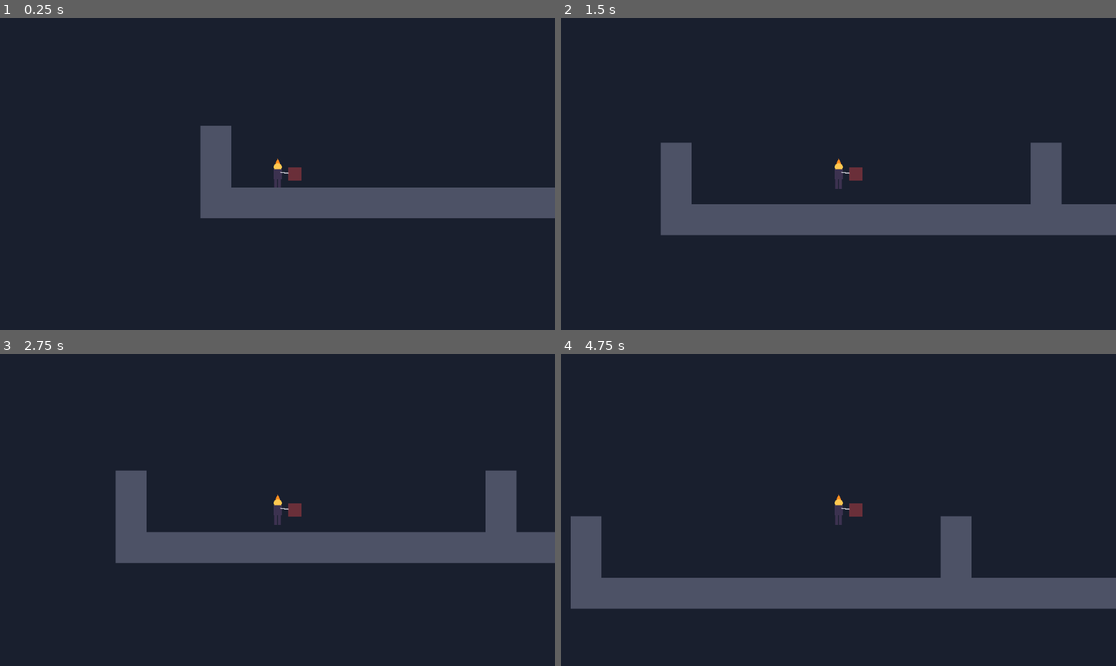
Above: before the commit, frames 1-4 (two rows, left to right).
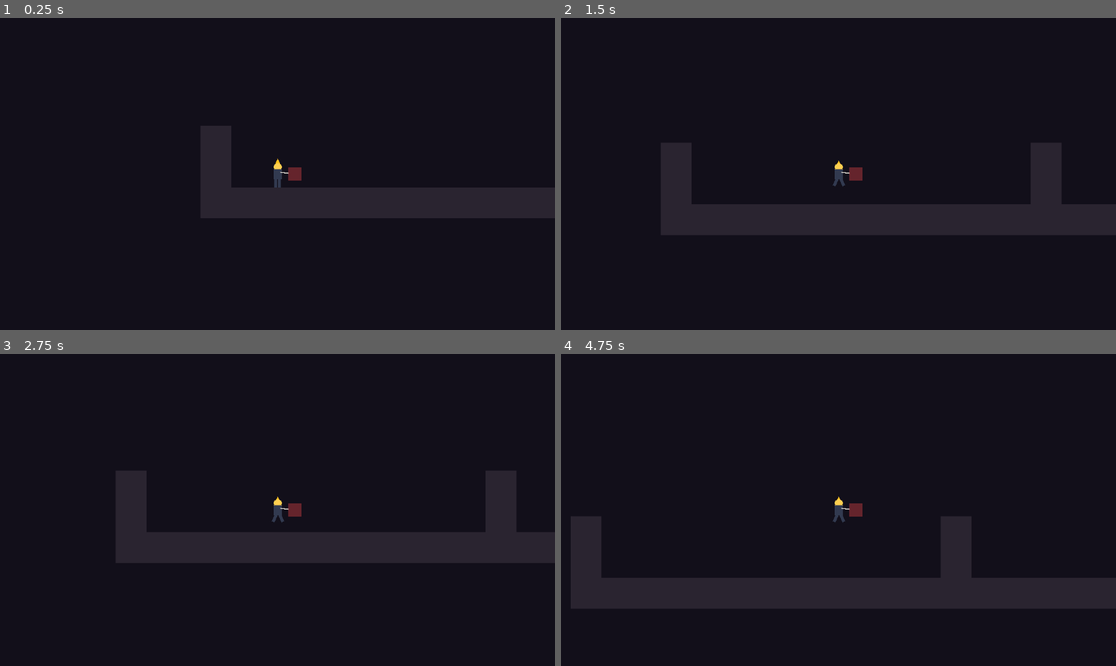
Above: after the commit, the same moments.

Repository: JoseRMZUE/zona-abismal-minijuego
Game: Godot game, scene res://mundo.tscn
Same seed, same stepped clock (60 frames per second), same inputs: the game is played once before the commit and once after it.
Inputs:
- Up to frame 1 (0.25 s): no input
- Up to frame 2 (1.5 s): tap Enter at 0.5 s; hold D (move_right) from 0.53 s (still down); tap Space (saltar) at 0.6, 0.77, 1.07, 1.35 s
- Up to frame 3 (2.75 s): tap Space (saltar) at 1.52, 1.82, 2.1 s; release D (move_right) at 2.03 s; hold A (move_left) from 2.03 s (still down)
- Up to frame 4 (4.75 s): release A (move_left) at 2.78 s; hold D (move_right) 2.78-4.28 s; tap Space (saltar) at 2.85, 3.02, 3.32, 3.6, 3.77, 4.07, 4.35, 4.52 s; hold A (move_left) from 4.28 s (still down)

The runs differ from the first frame. In frame 1, 7.4% of the frame differs, in the area x 36-100%, y 34-65%; in frame 2, 11%; in frame 3, 10%; in frame 4, 12%, in the area x 1-100%, y 44-82%.

Commit message:
Nivel 1: animación del Penitente según la velocidad real
Renombro jugador -> penitente y coloreo el nivel para Zona Abismal. actualizar_animacion() decide quieto/correr/saltar/caer con is_on_floor() + get_real_velocity(), y escala la velocidad de la animación de correr según la rapidez real. Sprites: sigue en uso la hoja placeholder (recoloreada) de la base.

Diff:
--- a/mundo.gd
+++ b/mundo.gd
@@ -16,4 +16,6 @@
 
 
 func _ready():
-	construir_bloques(MAPA, Color(0.3, 0.32, 0.4, 1))
+	# Piedra del templo hundido, más clara que el fondo para que se note
+	# dónde se puede caminar.
+	construir_bloques(MAPA, Color(0.1647, 0.1412, 0.1882, 1))  # #2A2430
--- a/mundo.tscn
+++ b/mundo.tscn
@@ -1,12 +1,12 @@
 [gd_scene format=3]
 
-[ext_resource type="Script" path="res://mundo.gd" id="1"]
-[ext_resource type="PackedScene" path="res://jugador.tscn" id="2"]
+[ext_resource type="Script" uid="uid://doadakbpyeck4" path="res://mundo.gd" id="1"]
+[ext_resource type="PackedScene" path="res://penitente.tscn" id="2"]
 
 [node name="Mundo" type="Node2D"]
 script = ExtResource("1")
 
 [node name="Mapa" type="Node2D" parent="."]
 
-[node name="Prisionero" parent="." instance=ExtResource("2")]
+[node name="Penitente" parent="." instance=ExtResource("2")]
 position = Vector2(160, 510)
--- /dev/null
+++ b/penitente.gd
@@ -0,0 +1,45 @@
+extends CharacterBody2D
+# Zona Abismal — El Penitente
+# Movimiento resuelto (mover): correr, gravedad y salto.
+# Taller 3: animación real, orientación + área de golpe, ataque y rodar.
+
+@export var speed = 220.0              # px/s
+@export var gravedad = 1200.0          # px/s²
+@export var salto = 560.0              # px/s hacia arriba
+
+@onready var sprite = $AnimatedSprite2D
+@onready var golpe = $Golpe             # el área que golpea con la espada
+
+
+func _physics_process(delta):
+	mover(delta)
+	actualizar_animacion()
+
+
+func mover(delta):
+	if not is_on_floor():
+		velocity.y += gravedad * delta
+	if Input.is_action_just_pressed("saltar") and is_on_floor():
+		velocity.y = -salto
+	velocity.x = Input.get_axis("move_left", "move_right") * speed
+	move_and_slide()
+
+
+# ---------- Nivel 1 ----------
+func actualizar_animacion():
+	# OJO: se decide con is_on_floor() y la VELOCIDAD REAL (get_real_velocity()),
+	# nunca con qué tecla está presionada: si el jugador empuja una pared,
+	# la tecla sigue activa pero la velocidad real en x es ~0, y debe verse "quieto".
+	var real = get_real_velocity()
+	if not is_on_floor():
+		sprite.play("saltar" if real.y < 0 else "caer")
+		sprite.speed_scale = 1.0
+	elif abs(real.x) > 1.0:
+		sprite.play("correr")
+		sprite.speed_scale = abs(real.x) / speed
+	else:
+		sprite.play("quieto")
+		sprite.speed_scale = 1.0
+
+	# Evidencia para las capturas del Nivel 1 (quítenlo o coméntenlo después):
+	print(position.y, " ", sprite.animation)
--- /dev/null
+++ b/penitente.tscn
@@ -0,0 +1,108 @@
+[gd_scene format=3]
+
+[ext_resource type="Script" uid="uid://7h4ulbxm6yms" path="res://penitente.gd" id="s"]
+[ext_resource type="Texture2D" uid="uid://c1qf8m2x7k00a" path="res://assets/penitente_hoja.png" id="t0"]
+
+[sub_resource type="AtlasTexture" id="A0_0"]
+atlas = ExtResource("t0")
+region = Rect2(0, 0, 64, 64)
+
+[sub_resource type="AtlasTexture" id="A0_1"]
+atlas = ExtResource("t0")
+region = Rect2(64, 0, 64, 64)
+
+[sub_resource type="AtlasTexture" id="A0_2"]
+atlas = ExtResource("t0")
+region = Rect2(128, 0, 64, 64)
+
+[sub_resource type="AtlasTexture" id="A0_3"]
+atlas = ExtResource("t0")
+region = Rect2(192, 0, 64, 64)
+
+[sub_resource type="AtlasTexture" id="A0_4"]
+atlas = ExtResource("t0")
+region = Rect2(256, 0, 64, 64)
+
+[sub_resource type="AtlasTexture" id="A0_5"]
+atlas = ExtResource("t0")
+region = Rect2(320, 0, 64, 64)
+
+[sub_resource type="AtlasTexture" id="A0_6"]
+atlas = ExtResource("t0")
+region = Rect2(384, 0, 64, 64)
+
+[sub_resource type="SpriteFrames" id="SpriteFrames_A0"]
+animations = [{
+"frames": [{
+"duration": 1.0,
+"texture": SubResource("A0_0")
+}],
+"loop": false,
+"name": &"quieto",
+"speed": 5.0
+}, {
+"frames": [{
+"duration": 1.0,
+"texture": SubResource("A0_1")
+}, {
+"duration": 1.0,
+"texture": SubResource("A0_2")
+}, {
+"duration": 1.0,
+"texture": SubResource("A0_3")
+}, {
+"duration": 1.0,
+"texture": SubResource("A0_4")
+}],
+"loop": true,
+"name": &"correr",
+"speed": 10.0
+}, {
+"frames": [{
+"duration": 1.0,
+"texture": SubResource("A0_5")
+}],
+"loop": false,
+"name": &"saltar",
+"speed": 5.0
+}, {
+"frames": [{
+"duration": 1.0,
+"texture": SubResource("A0_6")
+}],
+"loop": false,
+"name": &"caer",
+"speed": 5.0
+}]
+
+[sub_resource type="RectangleShape2D" id="FormaGolpe"]
+size = Vector2(28, 28)
+
+[sub_resource type="RectangleShape2D" id="Forma"]
+size = Vector2(24, 56)
+
+
+[node name="Penitente" type="CharacterBody2D"]
+script = ExtResource("s")
+
+[node name="AnimatedSprite2D" type="AnimatedSprite2D" parent="."]
+sprite_frames = SubResource("SpriteFrames_A0")
+animation = &"quieto"
+
+[node name="CollisionShape2D" type="CollisionShape2D" parent="."]
+shape = SubResource("Forma")
+
+[node name="Camera2D" type="Camera2D" parent="."]
+
+[node name="Golpe" type="Area2D" parent="."]
+position = Vector2(36, 0)
+
+[node name="ColorRect" type="ColorRect" parent="Golpe"]
+offset_left = -14.0
+offset_top = -14.0
+offset_right = 14.0
+offset_bottom = 14.0
+color = Color(1, 0.3, 0.3, 0.35)
+
+[node name="CollisionShape2D" type="CollisionShape2D" parent="Golpe"]
+shape = SubResource("FormaGolpe")
--- a/project.godot
+++ b/project.godot
@@ -4,7 +4,7 @@
 
 [application]
 
-config/name="Dead Cells - Base Taller 3"
+config/name="Zona Abismal - Taller 3"
 run/main_scene="res://mundo.tscn"
 config/features=PackedStringArray("4.7", "GL Compatibility")
 config/icon="res://icon.svg"
@@ -44,7 +44,7 @@
 
 [rendering]
 
-environment/defaults/default_clear_color=Color(0.1, 0.12, 0.18, 1)
+environment/defaults/default_clear_color=Color(0.0706, 0.0588, 0.102, 1)
 
 renderer/rendering_method="gl_compatibility"
 renderer/rendering_method.mobile="gl_compatibility"
Not shown, changed: LEEME.txt
Binary file added: assets/penitente_hoja.png
Not shown, added: assets/penitente_hoja.png.import
Not shown, added: penitente.gd.uid
